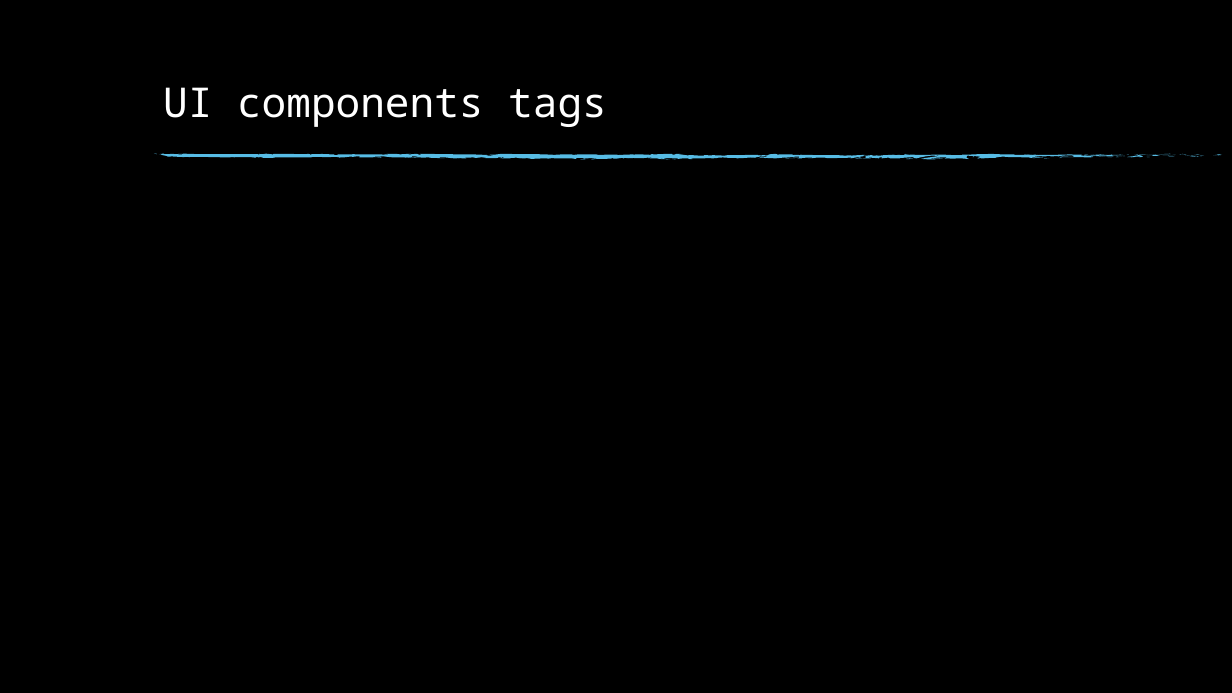
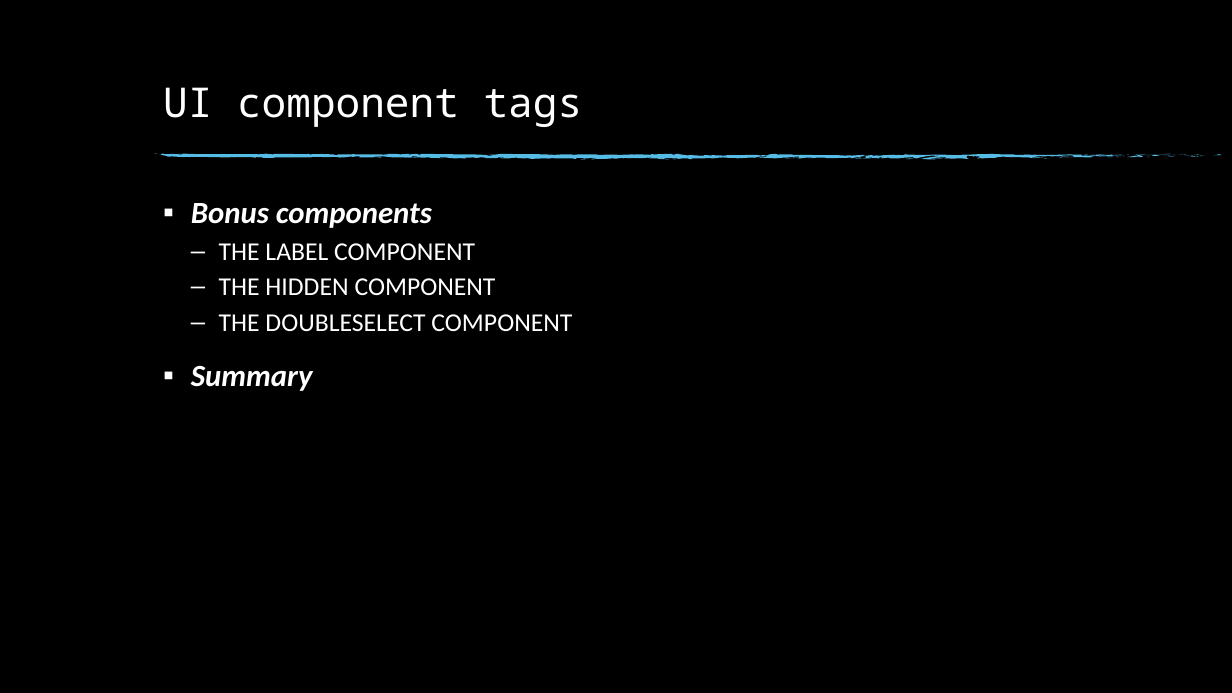
Before and after one commit to KernelDang/JEE, a slide deck: slide 14 of Seminar/slide.pptx (slide 12 before the commit). Drawn at 1232x693 pixels with LibreOffice and Linux fonts; fonts in the diff are those of the drawing; background and template pictures are left out. Boxes give left, top, right and bottom in pixels: in the first picture for what was removed or moved away, otherwise in the second. Text is boxed around its words. In the diff, an @@ line names an element or a change of style, - is before the commit and + after.

Commit message:
update slide

```diff
--- a/Seminar/slide.pptx
+++ b/Seminar/slide.pptx
@@ title at (x1=163, y1=87, x2=583, y2=127): text changed @@
-UI components tags
+UI component tags
@@ text added at (x1=191, y1=203, x2=572, y2=391), 20 pt, text #FFFFFF @@
+▪ Bonus components
+  – THE LABEL COMPONENT
+  – THE HIDDEN COMPONENT
+  – THE DOUBLESELECT COMPONENT
+▪ Summary
```
Also in this commit, not shown: 1 other slide changed, 34 slides added.
